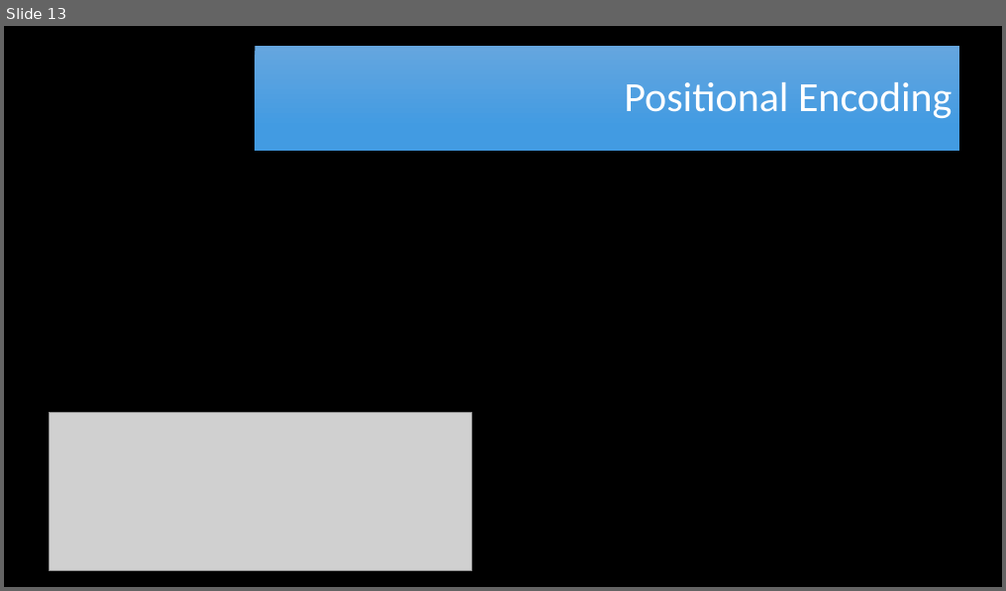
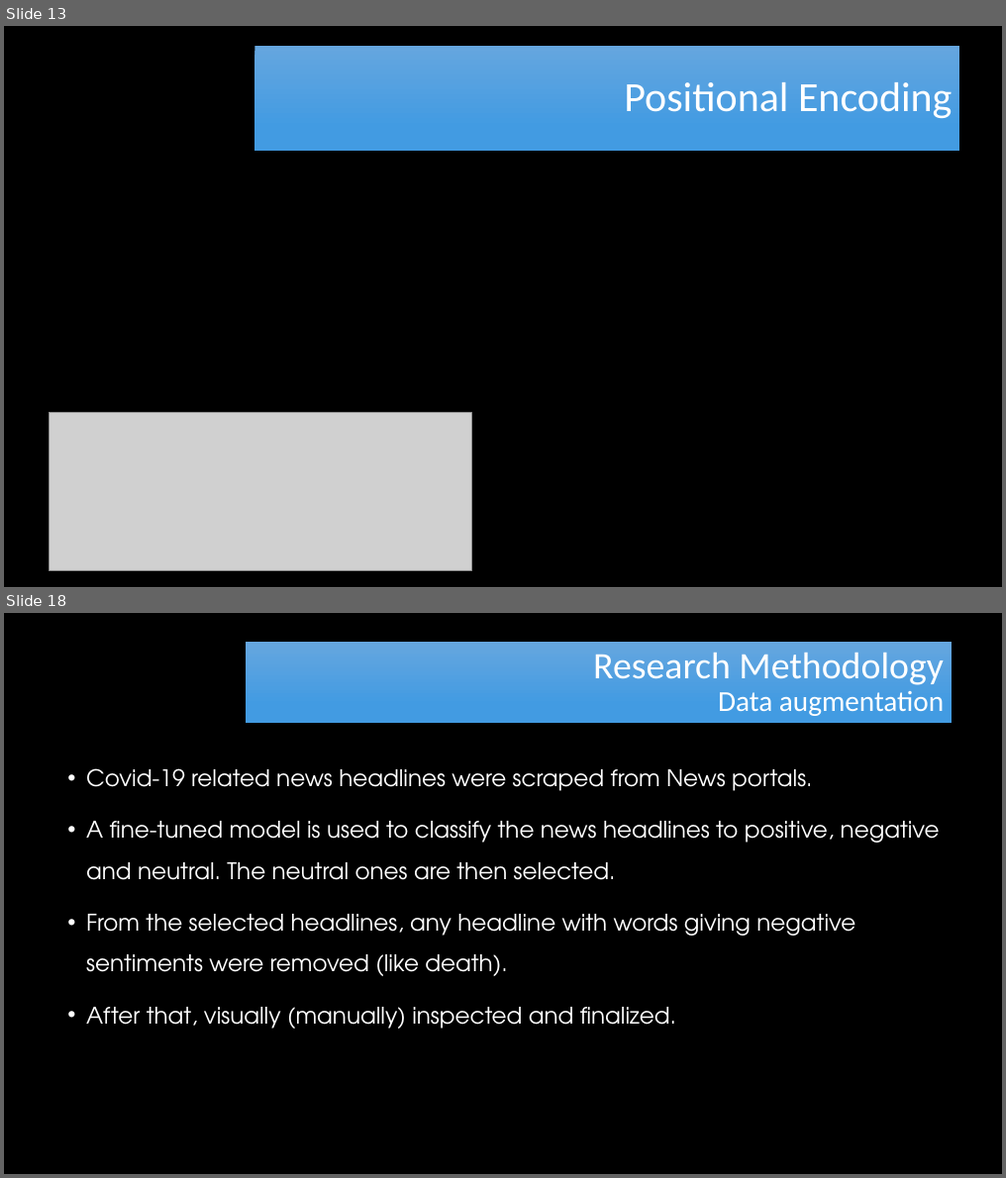
Before and after one commit to RayGone/Thesis, a slide deck: Main Thesis/Thesis Defense Presentation.pptx. Shown one above the other, each under a label of ours: slide 13 before the commit, slides 13 and 18 after it; the slides between them are not shown. The pictures are 1006x591 and 1006x1178 pixels, drawn with LibreOffice and Linux fonts; fonts in the diff are those of the drawing; grey boxes stand for pictures; background and template pictures are left out. Boxes give left, top, right and bottom in pixels: in the first picture for what was removed or moved away, otherwise in the second. Text is boxed around its words. In the diff, an @@ line names an element or a change of style, - is before the commit and + after.

```diff
--- a/Main Thesis/Thesis Defense Presentation.pptx
+++ b/Main Thesis/Thesis Defense Presentation.pptx
@@ slide 18 added at [4,613,1002,1174], background #000000 @@
@@ title added at [245,642,951,722], fill gradient #66A7E0 to #439CE3, 36 pt, text #FFFFFF @@
+Research Methodology
+Data augmentation
@@ text added at [86,768,940,1029], 22 pt, text #FFFFFF @@
+• Covid-19 related news headlines were scraped from News portals.
+• A fine-tuned model is used to classify the news headlines to positive, negative and neutral. The neutral ones are then selected.
+• From the selected headlines, any headline with words giving negative sentiments were removed (like death).
+• After that, visually (manually) inspected and finalized.
```
Also in this commit, not shown: 17 slides changed, 2 other slides added, 2 other files.
